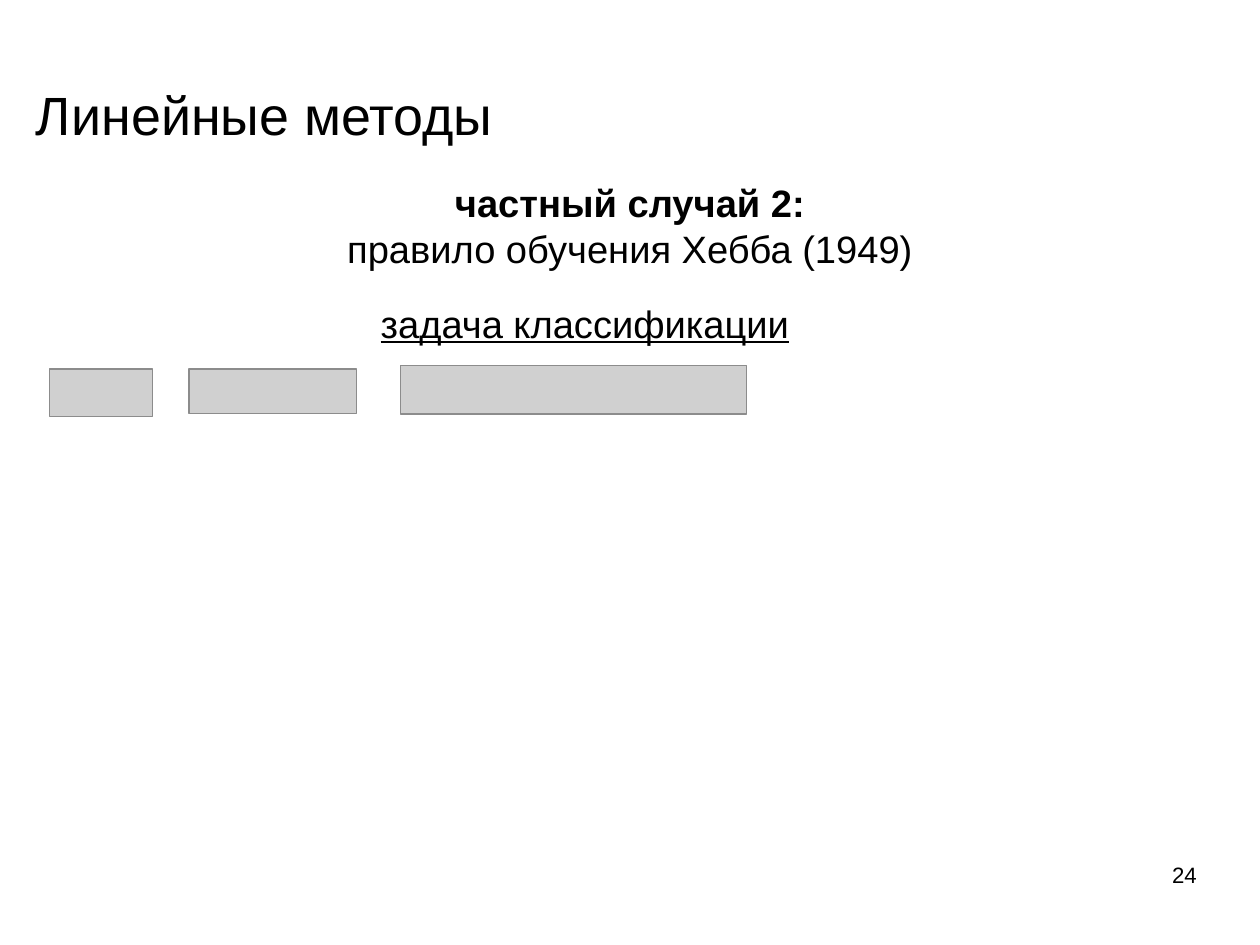
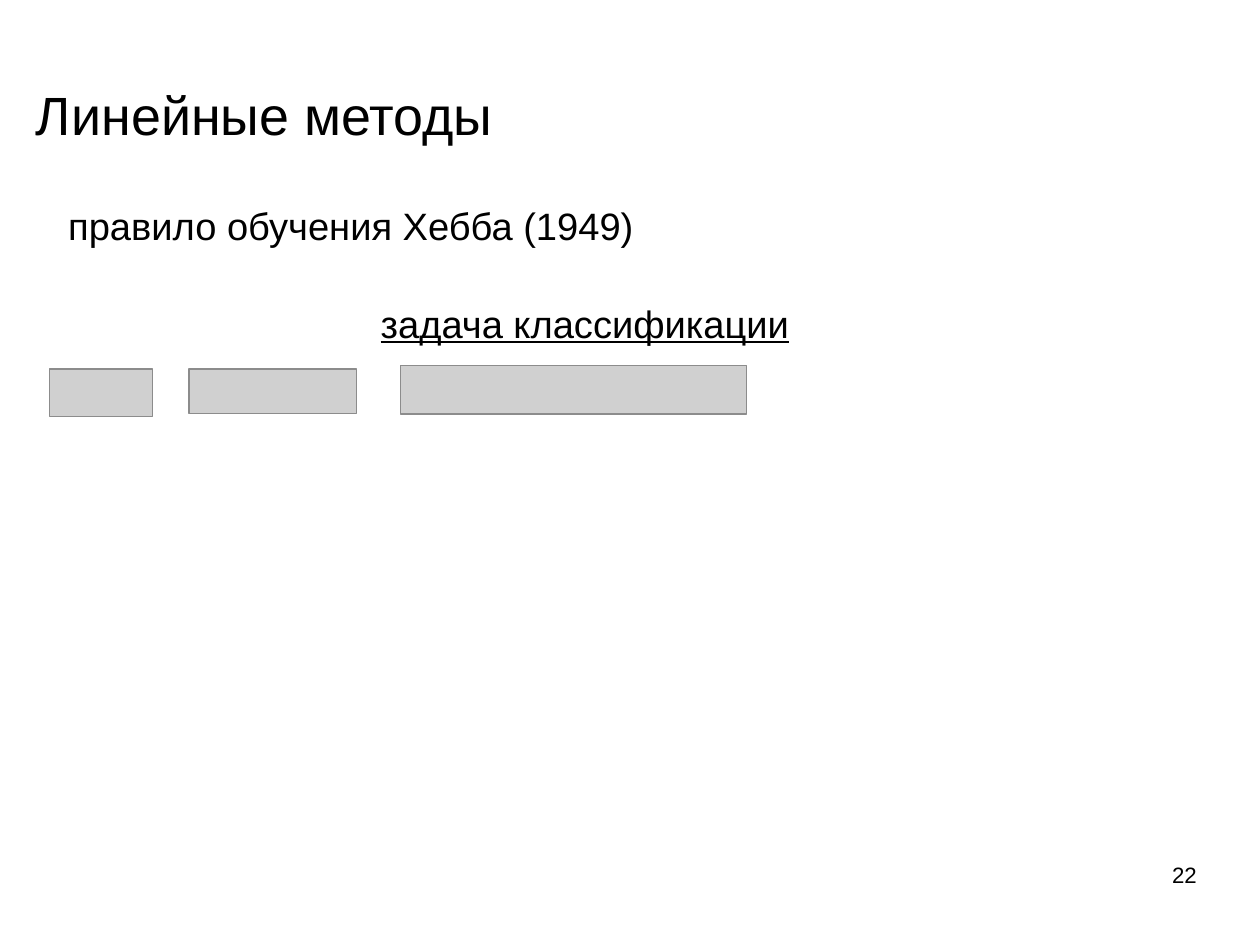
Before and after one commit to mechanoid5/ml_lectorium_legacy, a slide deck: slide 22 of 08-linear.odp (slide 24 before the commit). Drawn at 1260x945 pixels with LibreOffice and Linux fonts; fonts in the diff are those of the drawing; grey boxes stand for pictures; background and template pictures are left out. Boxes give left, top, right and bottom in pixels: in the first picture for what was removed or moved away, otherwise in the second. Text is boxed around its words. In the diff, an @@ line names an element or a change of style, - is before the commit and + after.

```diff
--- a/08-linear.odp
+++ b/08-linear.odp
@@ text "правило обучения Хебба (1949)": place and size @@
-text "правило обучения Хебба (1949)" at [347,188,912,271]
+text "правило обучения Хебба (1949)" at [68,212,633,248]
@@ text at [455,188,805,225]: paragraph removed @@
-частный случай 2:
@@ page number at [1172,867,1197,883]: text changed @@
-24
+22
```
Also in this commit, not shown: 5 other slides changed, 2 slides added, 18 slides removed, 2 other files.
